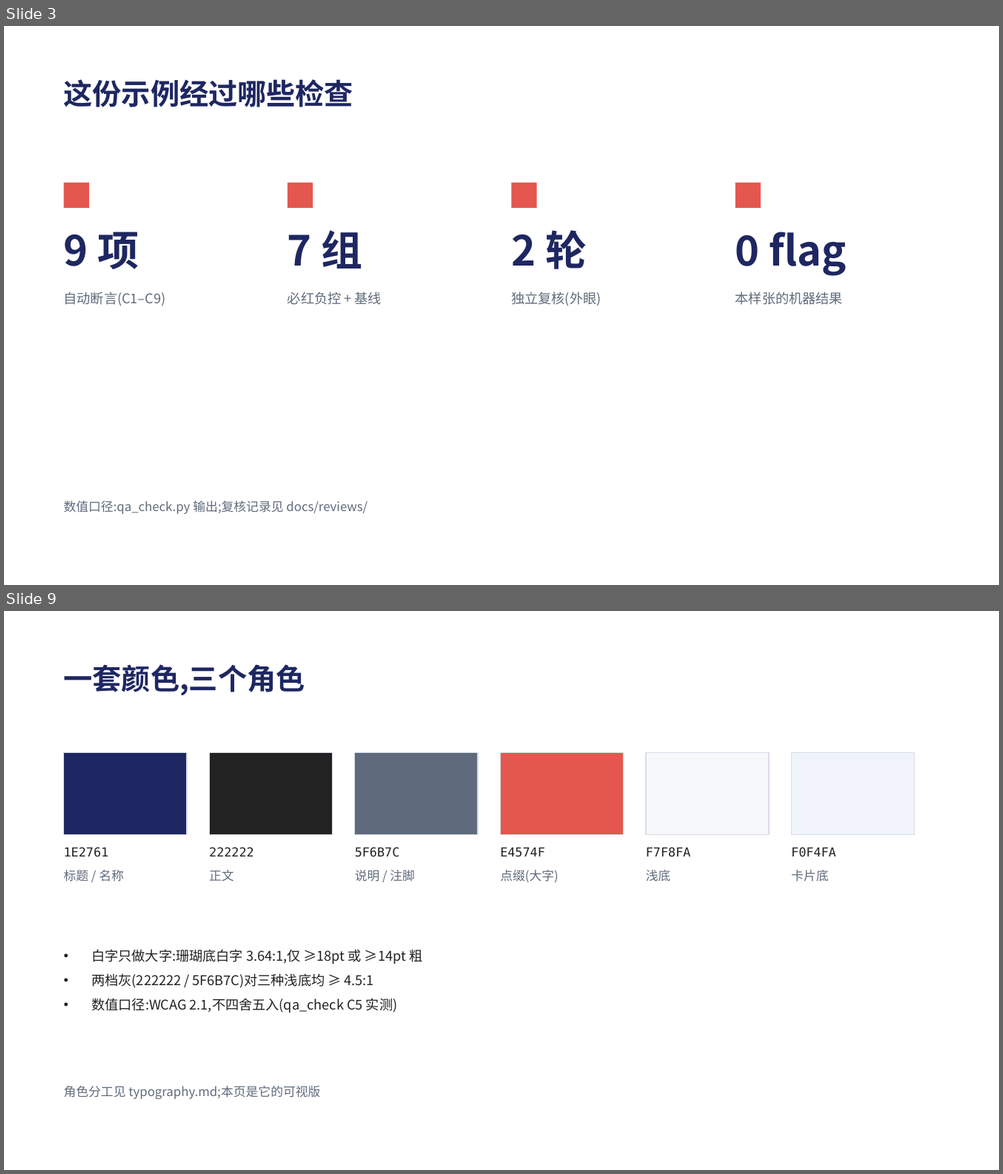
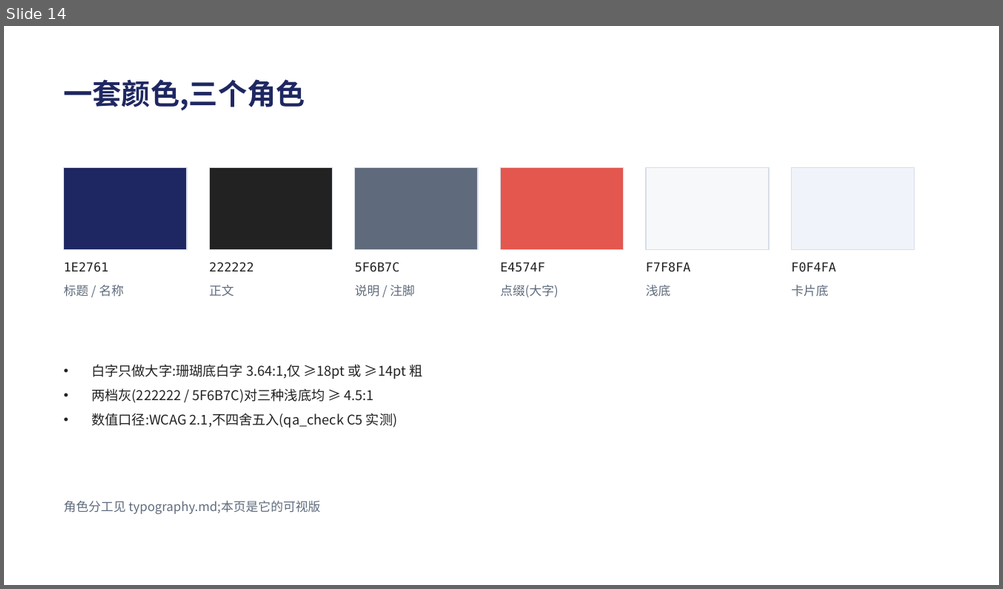
Before and after one commit to Tlaven/skill-repo, a slide deck: pptx-delivery/examples/acceptance-sample/deck.pptx. Shown one above the other, each under a label of ours: slides 3 and 9 before the commit, slide 14 after it; the slides between them are not shown. The pictures are 1003x1174 and 1003x589 pixels, drawn with LibreOffice and Linux fonts; fonts in the diff are those of the drawing. Boxes give left, top, right and bottom in pixels: in the first picture for what was removed or moved away, otherwise in the second. Text is boxed around its words. In the diff, an @@ line names an element or a change of style, - is before the commit and + after.

Commit message:
feat(pptx-delivery): 版式库脚手架(essentials 蒸馏)+ 示例重做为 15 页 12 原型
- 学习与蒸馏(essentials 完整版流程):StrategyU 14 版式库 + Deckary MBB 结构规则 +
  bento 综述 → docs/scaffolds/slide-patterns-essentials.md(候选待作者评审;12 条通例、
  来源分级;"bento 47% 留存"类引用标【待补证据】不予采信)
- 先尺子后提案:示例重做为 15 页 / 12 种原型(执行摘要、大数字、三支柱、chevron 流程、
  时间线、2×2 矩阵、仪表盘、双栏对比、记分卡、引用+证据、图+解读、终端块、色卡、封面/收尾);
  生成器新增点阵纹理(sharp Alpha)与 chevron / triangle / 环形等形状构件,两张图片 aspect 精确
- 判据当场生效:C5 拦下装饰性低对比引号(通例 8)→ 改 ice;记分卡"七项"→"八项"事实修正;
  三支柱补元信息层
- validate PASSED;两层断言 0/0(15 页);CHECK.md 重写(按 15 页版式逐条列检查点);
  SKILL.md 挂新版式脚手架入口

```diff
--- a/pptx-delivery/examples/acceptance-sample/deck.pptx
+++ b/pptx-delivery/examples/acceptance-sample/deck.pptx
@@ slide 3 removed at bbox=[4, 26, 999, 585], background #FFFFFF @@
@@ text removed at bbox=[64, 79, 353, 107] @@
-这份示例经过哪些检查
@@ rectangle removed at bbox=[64, 183, 89, 208] @@
@@ rectangle removed at bbox=[287, 183, 313, 208] @@
@@ rectangle removed at bbox=[512, 183, 537, 208] @@
@@ rectangle removed at bbox=[735, 183, 760, 208] @@
@@ text removed at bbox=[64, 232, 139, 269] @@
-9 项
@@ text removed at bbox=[287, 230, 363, 269] @@
-7 组
@@ text removed at bbox=[511, 230, 586, 269] @@
-2 轮
@@ text removed at bbox=[735, 232, 846, 276] @@
-0 flag
@@ text removed at bbox=[64, 292, 166, 306] @@
-自动断言(C1–C9)
@@ text removed at bbox=[287, 292, 381, 305] @@
-必红负控 + 基线
@@ text removed at bbox=[511, 292, 600, 306] @@
-独立复核(外眼)
@@ text removed at bbox=[735, 292, 842, 305] @@
-本样张的机器结果
@@ text removed at bbox=[64, 501, 367, 514] @@
-数值口径:qa_check.py 输出;复核记录见 docs/reviews/
@@ what was slide 9 is now slide 14 @@
```
Also in this commit, not shown: 4 slides changed, 9 slides added, 4 other slides removed, 23 other files.
